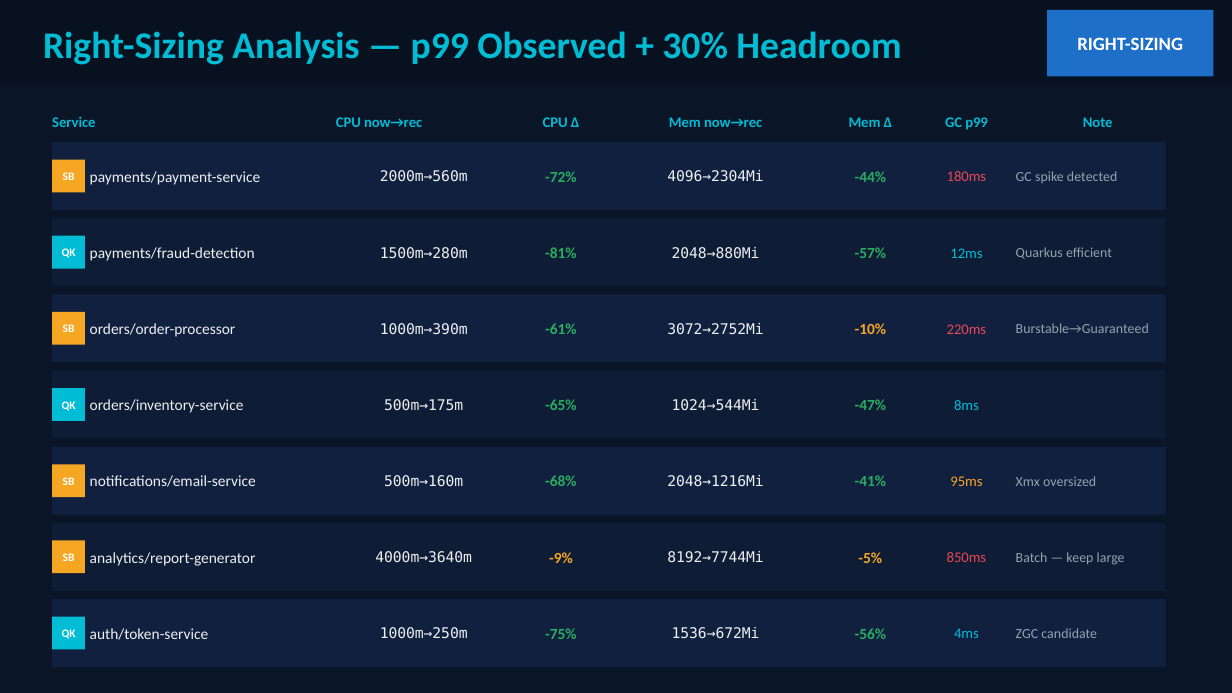
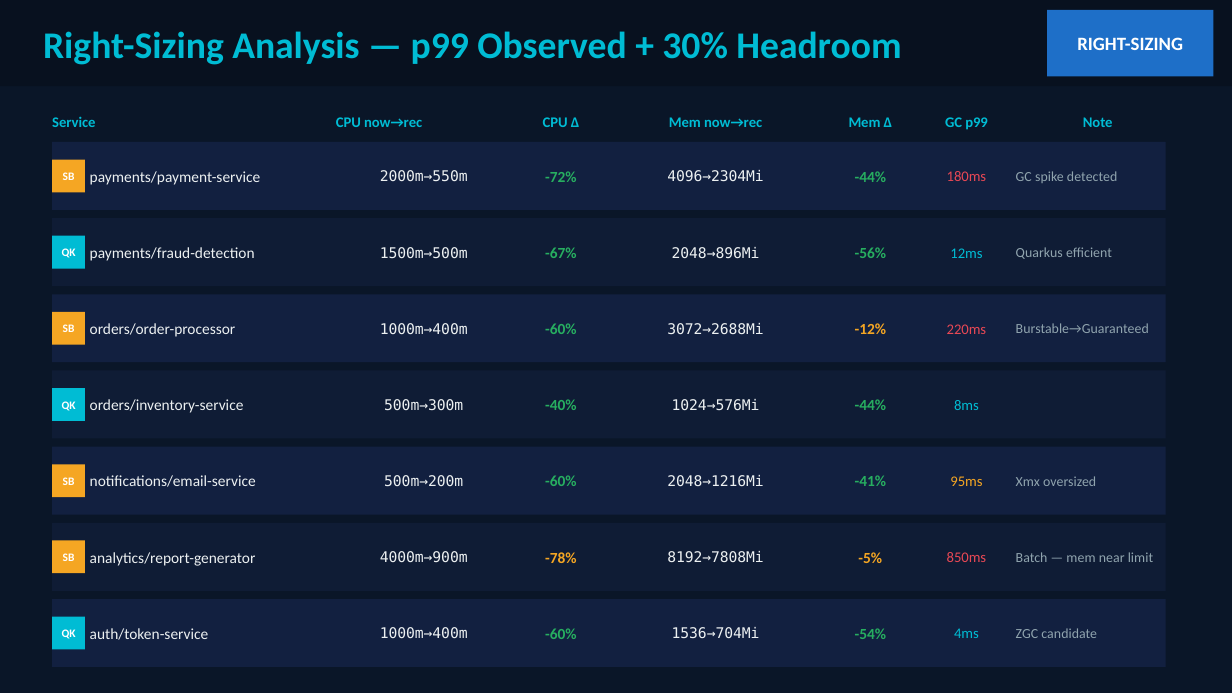
Before and after one commit to patterncatalyst/quarkus-optimization, a slide deck: slide 44 of presentation/optimizing-quarkus-on-kubernetes.pptx. Drawn at 1232x693 pixels with LibreOffice and Linux fonts; fonts in the diff are those of the drawing. Boxes give left, top, right and bottom in pixels: in the first picture for what was removed or moved away, otherwise in the second. Text is boxed around its words. In the diff, an @@ line names an element or a change of style, - is before the commit and + after.

```diff
--- a/presentation/optimizing-quarkus-on-kubernetes.pptx
+++ b/presentation/optimizing-quarkus-on-kubernetes.pptx
@@ text at [380,170,468,182]: text changed @@
-2000m→560m
+2000m→550m
@@ text at [380,247,468,259]: text changed @@
-1500m→280m
+1500m→500m
@@ text at [545,247,577,258]: text changed @@
--81%
+-67%
@@ text at [672,247,760,259]: text changed @@
-2048→880Mi
+2048→896Mi
@@ text at [855,247,887,258]: text changed @@
--57%
+-56%
@@ text at [380,323,468,335]: text changed @@
-1000m→390m
+1000m→400m
@@ text at [545,323,577,334]: text changed @@
--61%
+-60%
@@ text at [667,323,764,335]: text changed @@
-3072→2752Mi
+3072→2688Mi
@@ text at [855,323,887,334]: text changed @@
--10%
+-12%
@@ text at [384,399,463,411]: text changed @@
-500m→175m
+500m→300m
@@ text at [545,399,577,410]: text changed @@
--65%
+-40%
@@ text at [672,399,760,411]: text changed @@
-1024→544Mi
+1024→576Mi
@@ text at [855,399,887,410]: text changed @@
--47%
+-44%
@@ text at [384,475,463,487]: text changed @@
-500m→160m
+500m→200m
@@ text at [545,475,577,486]: text changed @@
--68%
+-60%
@@ text at [380,551,468,563]: text changed @@
-4000m→3640m
+4000m→900m
@@ text at [545,552,577,563]: text changed @@
--9%
+-78%
@@ text at [667,551,764,563]: text changed @@
-8192→7744Mi
+8192→7808Mi
@@ text at [1016,552,1153,562]: text changed @@
-Batch — keep large
+Batch — mem near limit
@@ text at [380,627,468,639]: text changed @@
-1000m→250m
+1000m→400m
@@ text at [545,628,577,639]: text changed @@
--75%
+-60%
@@ text at [672,627,760,639]: text changed @@
-1536→672Mi
+1536→704Mi
@@ text at [855,628,887,639]: text changed @@
--56%
+-54%
```
Also in this commit, not shown: 10 other slides changed, 1 other file.
